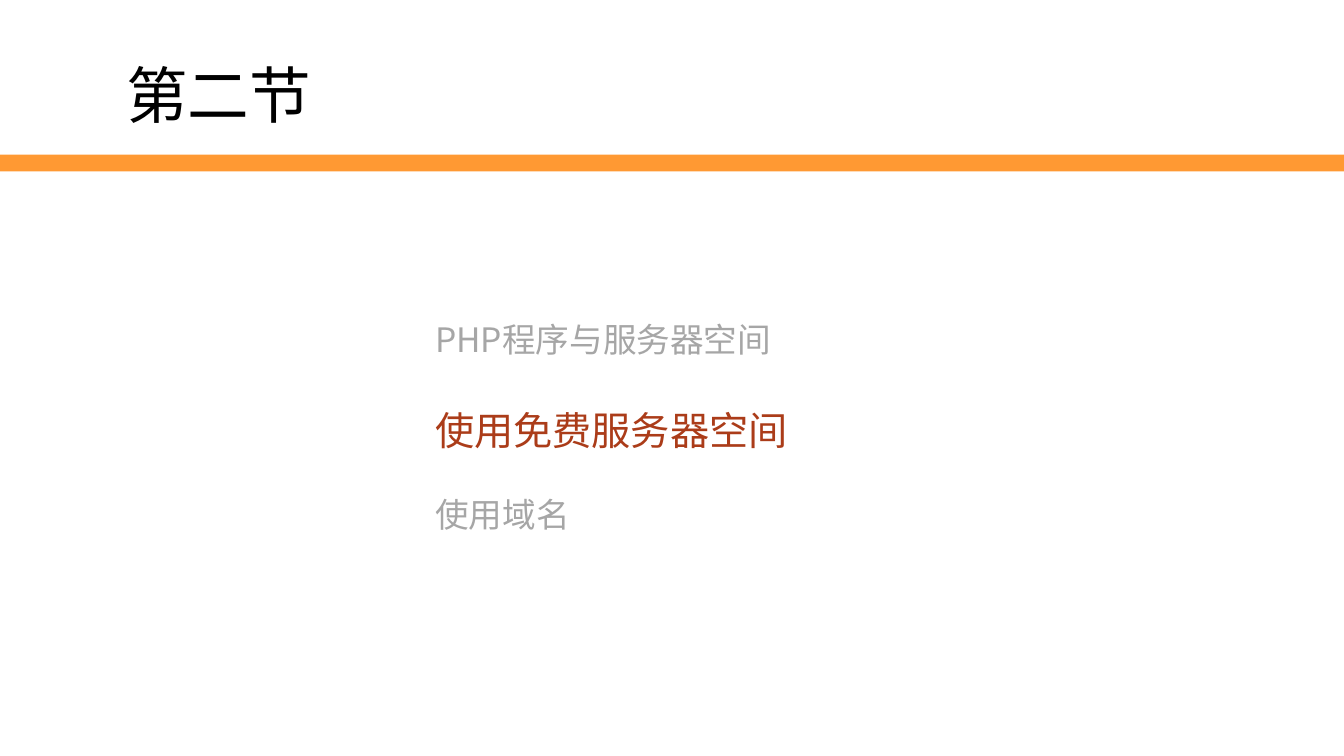
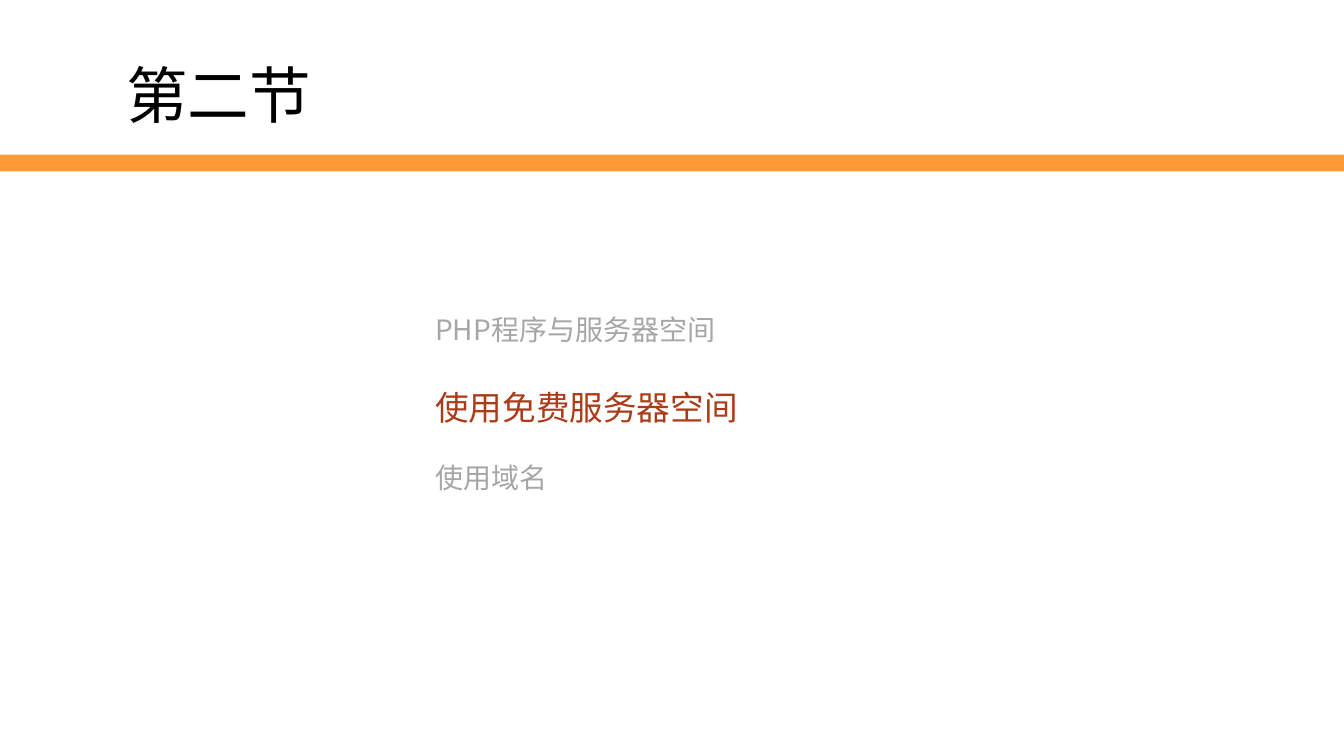
Before and after one commit to edu2act/2017-2018_1st_Wechat_Web_Programming, a slide deck: slide 14 of meterials/slides/ch02-server- and-domain-name.pptx. Drawn at 1344x756 pixels with LibreOffice and Linux fonts; fonts in the diff are those of the drawing; background and template pictures are left out. Boxes give left, top, right and bottom in pixels: in the first picture for what was removed or moved away, otherwise in the second. Text is boxed around its words. In the diff, an @@ line names an element or a change of style, - is before the commit and + after.

```diff
--- a/meterials/slides/ch02-server- and-domain-name.pptx
+++ b/meterials/slides/ch02-server- and-domain-name.pptx
@@ text "PHP程序与服务器空间" at (435,316,737,490): size 24 to 20 pt in "PHP程序与服务器空间", "使用域名"; size 28 to 24 pt in "使用免费服务器空间" @@
```
Also in this commit, not shown: 5 other slides changed, 1 other file.
